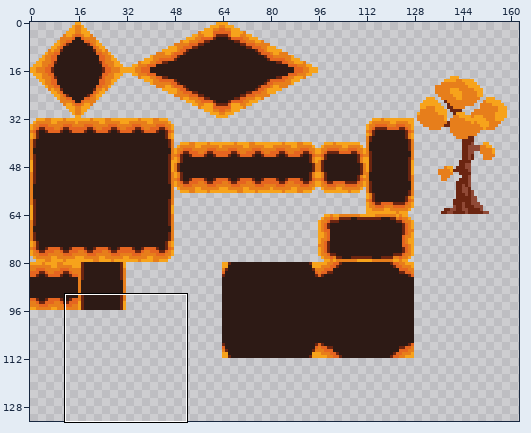
Two versions of one sprite sheet, LeafLegends/Assets/Tilemaps/MainTileset.png. The first picture is a wide view before the edit; the outline marks the close-up.
Close-up. Old version:
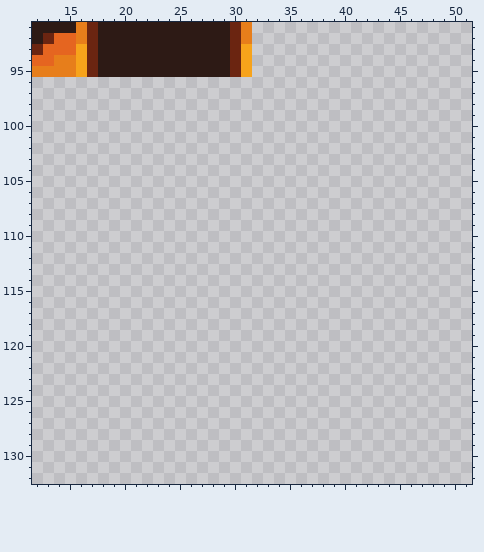
The file is 256x256 pixels. Shown: x 12..51, y 91..132. The wide view leaves out empty margins.
The same view after the edit:
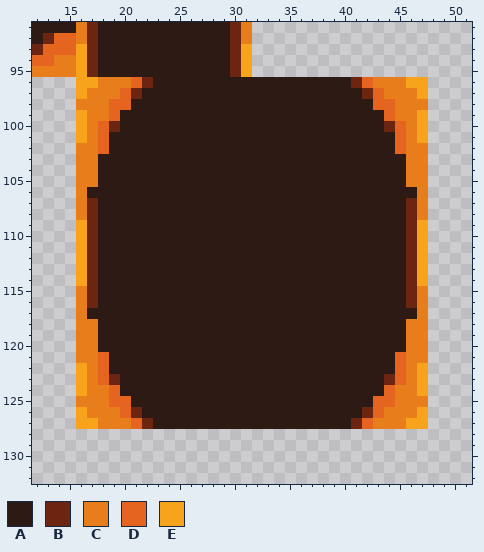
Palette (. is transparent): A #2d1a15  B #6b2511  C #e77e1b  D #e56520  E #f7a31b
Diff:
The author put colour A in row 96 at x 23 to 40; in row 97 at x 22 to 41; in row 98 at x 21 to 42; in rows 99 to 100 at x 20 to 43; in rows 101 to 102 at x 19 to 44; in rows 103 to 105 at x 18 to 45.
The author put colour A in row 106 at x 17 to 46; in rows 107 to 116 at x 18 to 45; in row 117 at x 17 to 46; in rows 118 to 120 at x 18 to 45; in rows 121 to 122 at x 19 to 44; in rows 123 to 124 at x 20 to 43.
The author put colour A in row 125 at x 21 to 42; in row 126 at x 22 to 41; in row 127 at x 23 to 40.
The author put colour B in row 96 at x 22 and 41; in row 97 at x 21 and 42; in row 100 at x 19 and 44; in rows 107 to 116 at x 17 and 46; in row 123 at x 19 and 44; in row 126 at x 21 and 42.
The author put colour B in row 127 at x 22 and 41.
The author put colour C in row 96 at x 18 to 20 and 43 to 45; in row 97 at x 17 to 19 and 44 to 46; in row 98 at x 16 to 18 and 45 to 47; in row 99 at x 17 to 18 and 45 to 46; in rows 100 to 101 at x 17 and 46; in rows 102 to 105 at x 16 to 17 and 46 to 47.
The author put colour C in rows 106 to 108 at x 16 and 47; in rows 115 to 117 at x 16 and 47; in rows 118 to 121 at x 16 to 17 and 46 to 47; in rows 122 to 123 at x 17 and 46; in row 124 at x 17 to 18 and 45 to 46; in row 125 at x 16 to 18 and 45 to 47.
The author put colour C in row 126 at x 17 to 19 and 44 to 46; in row 127 at x 18 to 20 and 43 to 45.
The author put colour D in row 96 at x 21 and 42; in row 97 at x 20 and 43; in row 98 at x 19 to 20 and 43 to 44; in row 99 at x 19 and 44; in rows 100 to 102 at x 18 and 45; in rows 121 to 123 at x 18 and 45.
The author put colour D in row 124 at x 19 and 44; in row 125 at x 19 to 20 and 43 to 44; in row 126 at x 20 and 43; in row 127 at x 21 and 42.
The author put colour E in row 96 at x 16 to 17 and 46 to 47; in row 97 at x 16 and 47; in rows 99 to 101 at x 16 and 47; in rows 109 to 114 at x 16 and 47; in rows 122 to 124 at x 16 and 47; in row 126 at x 16 and 47.
The author put colour E in row 127 at x 16 to 17 and 46 to 47.
Boxes around the changes in both close-ups, in picture pixels (x1, y1, x2, y2):
added: (76, 77, 428, 429)
